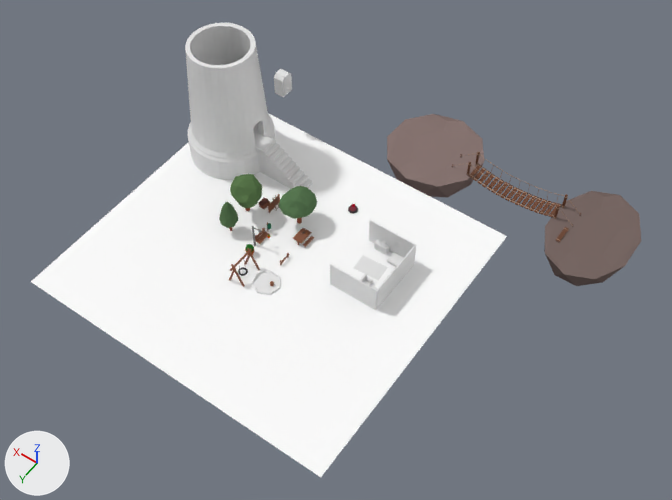
The Blender file BlenderModels/AssetsMadeByMe.blend as it was, and as the next commit left it.
Both versions are drawn from a 50 mm lens placed at (-221.0, 252.0, 417.0), pointed at (-37.0, -6.0, 12.0). The lights are fixed; the arrows at lower left show +X, +Y and +Z.

Names of what the first picture shows: 'Bench', 'BigPlank', 'BridgeRope', 'ChestBotton', 'ChestTop', 'Cylinder', 'Floaty Island', 'Floaty Island long', 'Fruit PickUp', 'Ground', 'Ladder', 'Picknic table', 'SwingTop', 'Swinger', 'ThrashCan', 'Wall1', 'Wall1.001', 'Wall2', 'fluffTree', 'long tree', 'nicertree'.
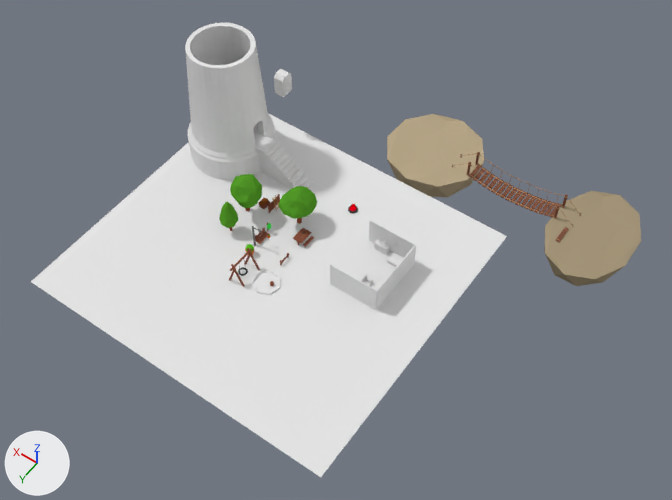
What differs and where, as boxes (x1, y1, x2, y2) in the pictures (672 x 500 px):
'Ground', recoloured: (31, 113, 507, 477) in both
'Floaty Island long', recoloured (brown to beige): (544, 191, 641, 286) in both
'Floaty Island', recoloured: (387, 114, 484, 198) in both
'nicertree', recoloured: (279, 186, 317, 224) in both
'fluffTree', recoloured: (230, 174, 262, 211) in both
'long tree', recoloured: (219, 202, 238, 231) in both
'SwingTop', recoloured: (229, 248, 260, 287) in both
'BigPlank', recoloured: (268, 194, 280, 213) in both
'FlowerPot', recoloured: (245, 244, 254, 255) in both
'ChestTop', recoloured: (258, 198, 269, 206) in both
'Swinger', recoloured: (238, 260, 248, 276) in both
'Picnic bench', recoloured: (303, 236, 314, 248) in both
'ChestBotton', recoloured: (259, 201, 270, 209) in both
'Ladder', recoloured: (273, 195, 279, 211) in both
'Plank', recoloured: (280, 253, 289, 265) in both
part 1 of me_cylinder_000, recoloured: (230, 174, 262, 208) in both
part 2 of me_icosphere_001, recoloured: (219, 202, 238, 228) in both
part 3 of me_cylinder_038, recoloured: (245, 244, 254, 252) in both

The change, as a list of edits to the scene's bpy script:
```text
Change mat_floatinglongmaterial:
    mat_floatinglongmaterial.base_color: (0.188, 0.138, 0.127) -> (0.376, 0.305, 0.195)  # brown #786864 -> beige #a5967a
Change mat_floatingroundmaterial:
    mat_floatingroundmaterial.base_color: (0.246, 0.179, 0.168) -> (0.477, 0.386, 0.248)  # brown #887572 -> beige #b8a788
Change mat_branchmaterial:
    mat_branchmaterial.base_color: (0.26, 0.0726, 0.0377) -> (0.246, 0.0596, 0.0296)  # brown #8b4c37 -> brown #884530
Change mat_roundbotgreenmaterial:
    mat_roundbotgreenmaterial.base_color: (0.105, 0.198, 0.0887) -> (0.0923, 0.334, 0.024)  # dark green #5b7b54 -> green #569c2b
Change mat_botpotmaterial:
    mat_botpotmaterial.base_color: (0.439, 0.108, 0.0227) -> (0.8, 0.232, 0.0702)  # brown #b15c2a -> orange #e7844b
Change mat_potbrownmaterial:
    mat_potbrownmaterial.base_color: (0.111, 0.0457, 0.0374) -> (0.196, 0.0579, 0.0138)  # brown #5e3c36 -> brown #7a441f
Change mat_parkbenchmaterial:
    mat_parkbenchmaterial.base_color: (0.26, 0.108, 0.0624) -> (0.246, 0.0803, 0.0463)  # brown #8b5c47 -> brown #88503d
Change mat_chainmaterial:
    mat_chainmaterial.base_color: (0.227, 0.184, 0.162) -> (0.157, 0.157, 0.157)  # grey #837770 -> dark grey #6e6e6e
Change mat_topswingmaterial:
    mat_topswingmaterial.base_color: (0.0985, 0.0874, 0.0956) -> (0.055, 0.055, 0.055)  # dark grey #585357 -> black #424242
Change mat_shoveltopmaterial:
    mat_shoveltopmaterial.base_color: (0.0871, 0.0871, 0.0871) -> (0.0615, 0.0668, 0.0596)  # dark grey #535353 -> dark grey #464945
Change mat_laddermaterial:
    mat_laddermaterial.base_color: (0.208, 0.128, 0.0991) -> (0.507, 0.264, 0.0902)  # brown #7e6459 -> orange #bd8c55
Change mat_shovelhandlematerial:
    mat_shovelhandlematerial.base_color: (0.0331, 0.0331, 0.0331) -> (0.0668, 0.0668, 0.0668)  # black #333333 -> dark grey #494949
Change mat_stumpfruit:
    mat_stumpfruit.base_color: (0.195, 0.0222, 0.00439) -> (0.193, 0.022, 0.00448)  # brown #7a290e
Change mat_leaf:
    mat_leaf.base_color: (0.000327, 0.19, 0.00243) -> (0.000304, 0.191, 0.00243)  # dark green #017908
Change mat_fruitmaterial:
    mat_fruitmaterial.base_color: (0.704, 0.0605, 0.0) -> (0.701, 0.0612, 0.0)  # orange #da4600
Change mat_trashgreenmaterial:
    mat_trashgreenmaterial.base_color: (0.0284, 0.147, 0.0837) -> (0.0605, 0.8, 0.086)  # dark green #2f6b52 -> green #46e753
Change mat_material_005:
    mat_material_005.base_color: (1.0, 1.0, 1.0) -> (0.8, 0.8, 0.8)  # white #ffffff -> white #e7e7e7
Add mat_greenpot:
    mat_greenpot = diffuse_material('GreenPot')
    mat_greenpot.base_color = (0.111, 0.497, 0.0193)  # green #5ebb26
Change me_cylinder_000:
    where me_cylinder_000.from_pydata(...)  # 91 vertices, 119 faces; spans x -15.1..13.3, y -16.5..28.4, z -4.5..4.4
    used by ob_flufftree; location = (24.5, -3.7, 11.4); rotation_euler = (1.875, 0.0, 0.728), in degrees (107, 0, 42); scale = (0.65, 0.65, 2.34)
    me_cylinder_000 part 1: all 81 faces that had it switch from mat_greentoptreematerial (dark green #5c7a4e) to mat_roundbotgreenmaterial (green #569c2b)
Change me_icosphere_001:
    where me_icosphere_001.from_pydata(...)  # 56 vertices, 89 faces; spans x -5.37..5.11, y -5.39..5.38, z -5.42..3.53
    used by ob_long_tree; location = (26.1, 10.4, 15.2); scale = (1.0, 1.0, 2.82)
    me_icosphere_001 part 2: all 81 faces that had it switch from mat_toplongtreematerial (dark green #54714c) to mat_roundbotgreenmaterial (green #569c2b)
Change me_cylinder_038:
    where me_cylinder_038.from_pydata(...)  # 298 vertices, 270 faces; spans x -1.0..1.0, y -1.0..1.1, z -24.4..20.2
    used by ob_flowerpot; location = (6.2, 17.2, 4.1); scale = (2.58, 2.58, 0.169)
    remove me_cylinder_038.materials.append(mat_white)  # white #e7e7e7
    me_cylinder_038 part 3: all 41 faces that had it switch from mat_material_002 (dark green #2a692a) to mat_greenpot (green #5dbb26)
```
